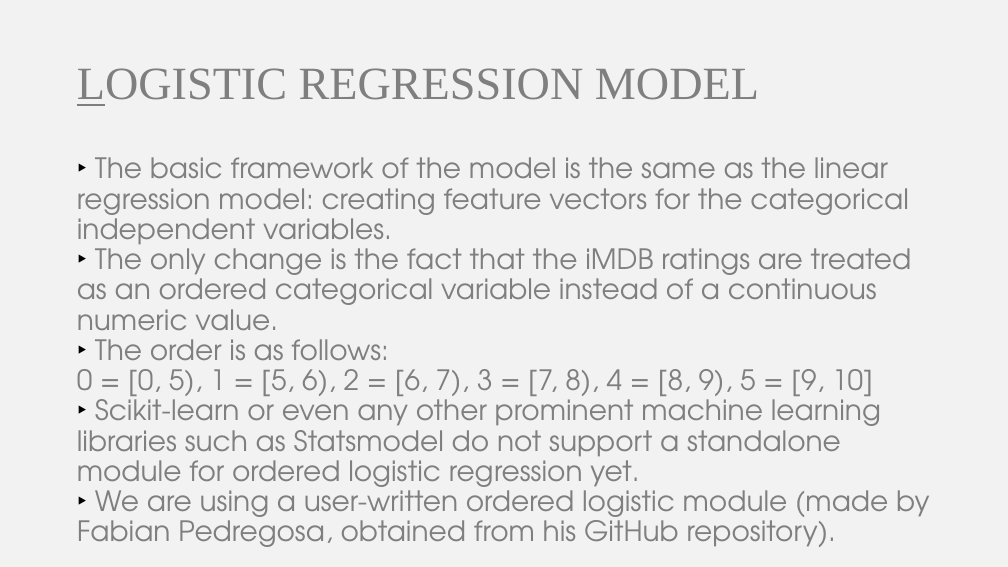
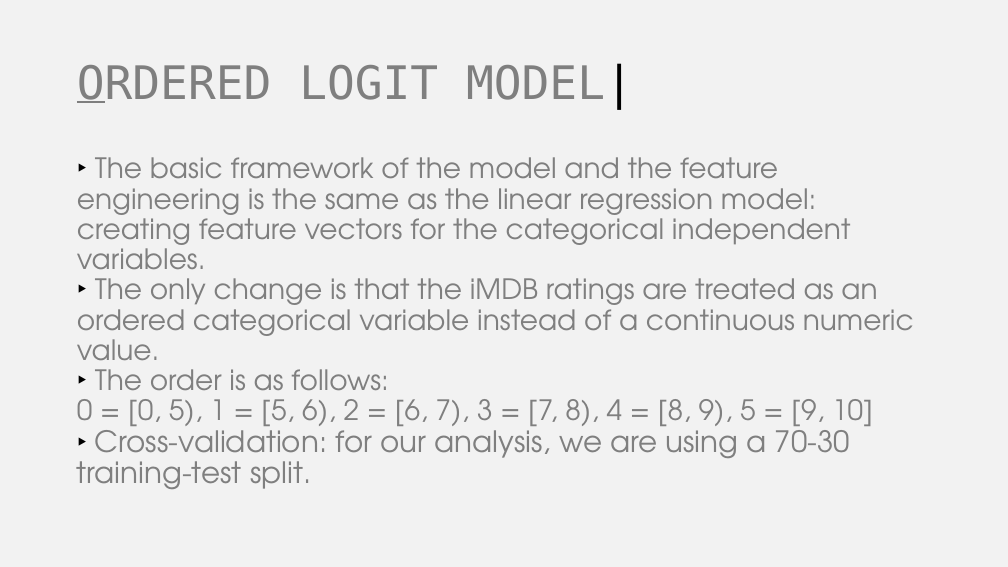
Before and after one commit to somyamohanty/Data_Dawgs, a slide deck: slide 29 of presentations/Final Presentation.pptx (slide 23 before the commit). Drawn at 1008x567 pixels with LibreOffice and Linux fonts; fonts in the diff are those of the drawing. Boxes give left, top, right and bottom in pixels: in the first picture for what was removed or moved away, otherwise in the second. Text is boxed around its words. In the diff, an @@ line names an element or a change of style, - is before the commit and + after.

```diff
--- a/presentations/Final Presentation.pptx
+++ b/presentations/Final Presentation.pptx
@@ title at <box>77,63,633,110</box>: text changed; font Times New Roman to DejaVu Sans Mono @@
-LOGISTIC REGRESSION MODEL
+ORDERED LOGIT MODEL|
@@ text at <box>77,157,914,373</box>: text changed @@
-‣ The basic framework of the model is the same as the linear regression model: creating feature vectors for the categorical independent variables.
-‣ The only change is the fact that the iMDB ratings are treated as an ordered categorical variable instead of a continuous numeric value.
+‣ The basic framework of the model and the feature engineering is the same as the linear regression model: creating feature vectors for the categorical independent variables.
+‣ The only change is that the iMDB ratings are treated as an ordered categorical variable instead of a continuous numeric value.
@@ text at <box>77,422,850,489</box>: text changed; size 20 to 21 pt @@
-‣ Scikit-learn or even any other prominent machine learning libraries such as Statsmodel do not support a standalone module for ordered logistic regression yet.
-‣ We are using a user-written ordered logistic module (made by Fabian Pedregosa, obtained from his GitHub repository).
+‣ Cross-validation: for our analysis, we are using a 70-30 training-test split.
```
Also in this commit, not shown: 20 other slides changed, 17 slides added, 3 slides removed, 1 other file.
